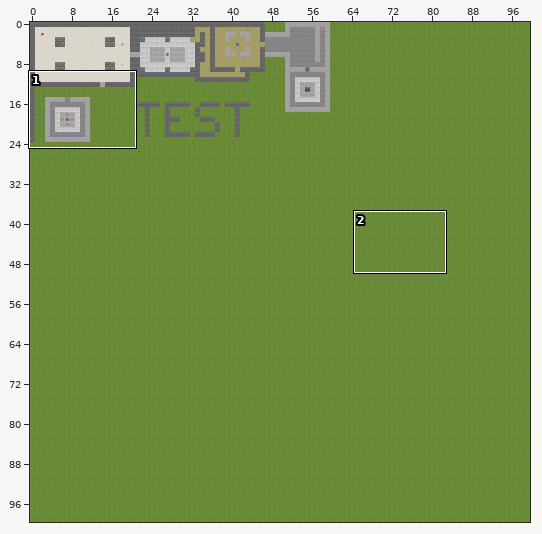
Tiled map, stored at Tiled_Resources/0.tmx. Above: a wide view before the commit, with the close-up outlined.
Close-up. Before the commit:
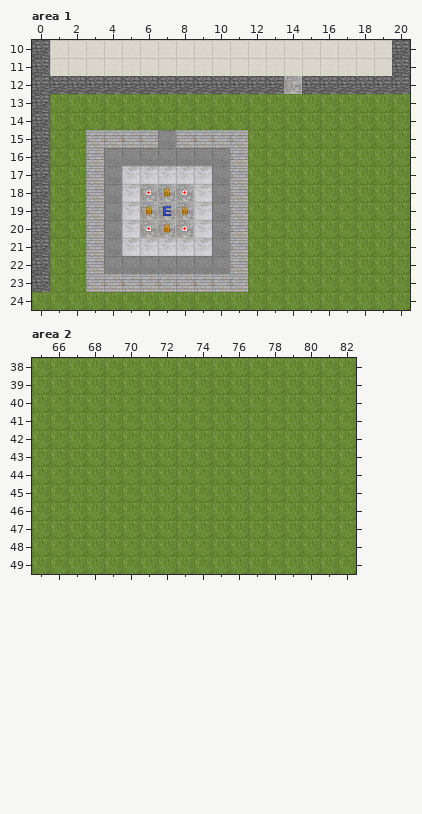
Cells are 64x64 px. Shown: area 1 x 0..20, y 10..24; area 2 x 65..82, y 38..49. The commit also changed other parts of the map, which this record leaves out.
New version:
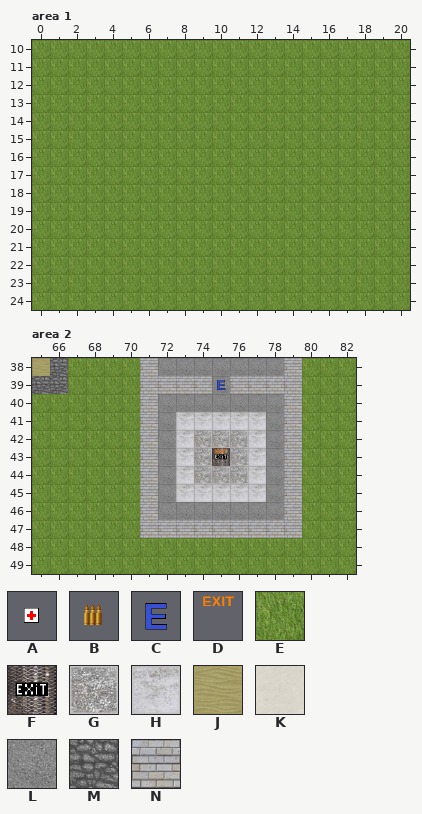
Key: from "Objects": A 1 "Medipack", B 2 "Ammunition", C 3 "Enemy_Spawner", D 4 "Level_Exit"; from "Scene": E 3 "Floor_Grass_0", F 8 "Floor_Level_Exit", G 9 "Floor_Metal_Plate_0", H 10 "Floor_Metal_Plate_1", J 11 "Floor_Sand_0", K 13 "Floor_Stone_0", L 16 "Floor_Stone_3", M 17 "Wall_Stone_0", N 22 "Wall_Bricks_0".
_ is an empty cell, . an unchanged one.
Commit: Added golden medipack object to level editor and added a golden medipack to level 0.
Change:
--- layer "Scene", area 1
@@ x 0..20 @@
-10 MKKKKKKKKKKKKKKKKKKKM
-11 MKKKKKKKKKKKKKKKKKKKM
-12 MMMMMMMMMMMMMMGMMMMMM
-13 M....................
-14 M....................
-15 M..NNNNLNNNN.........
-16 M..NLLLLLLLN.........
-17 M..NLHHHHHLN.........
-18 M..NLHGGGHLN.........
-19 M..NLHGGGHLN.........
-20 M..NLHGGGHLN.........
-21 M..NLHHHHHLN.........
-22 M..NLLLLLLLN.........
-23 M..NNNNNNNNN.........
+10 EEEEEEEEEEEEEEEEEEEEE
+11 EEEEEEEEEEEEEEEEEEEEE
+12 EEEEEEEEEEEEEEEEEEEEE
+13 E....................
+14 E....................
+15 E..EEEEEEEEE.........
+16 E..EEEEEEEEE.........
+17 E..EEEEEEEEE.........
+18 E..EEEEEEEEE.........
+19 E..EEEEEEEEE.........
+20 E..EEEEEEEEE.........
+21 E..EEEEEEEEE.........
+22 E..EEEEEEEEE.........
+23 E..EEEEEEEEE.........
--- layer "Objects", area 1
@@ x 6..8 @@
-18 ABA
-19 BCB
-20 ABA
+18 ___
+19 ___
+20 ___
--- layer "Scene", area 2
@@ x 65..79 @@
-38 EE....EEEEEEEEE
-39 EE....EEEEEEEEE
-40 ......EEEEEEEEE
-41 ......EEEEEEEEE
-42 ......EEEEEEEEE
-43 ......EEEEEEEEE
-44 ......EEEEEEEEE
-45 ......EEEEEEEEE
-46 ......EEEEEEEEE
-47 ......EEEEEEEEE
+38 JM....NLLLLLLLN
+39 MM....NNNNLNNNN
+40 ......NLLLLLLLN
+41 ......NLHHHHHLN
+42 ......NLHGGGHLN
+43 ......NLHGFGHLN
+44 ......NLHGGGHLN
+45 ......NLHHHHHLN
+46 ......NLLLLLLLN
+47 ......NNNNNNNNN
--- layer "Objects", area 2
@@ x 75..75 @@
-39 _
+39 C
@@ x 75..75 @@
-43 _
+43 D
Changed places in both close-ups, as pixel boxes (x1, y1, x2, y2):
changed: (32, 40, 410, 292)
changed: (32, 358, 68, 394)
changed: (140, 358, 302, 538)
